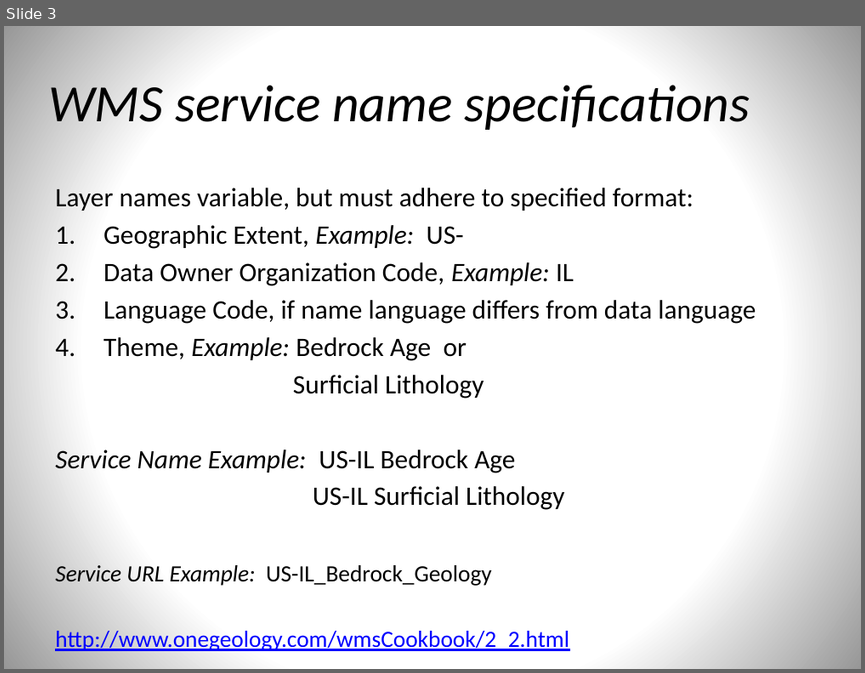
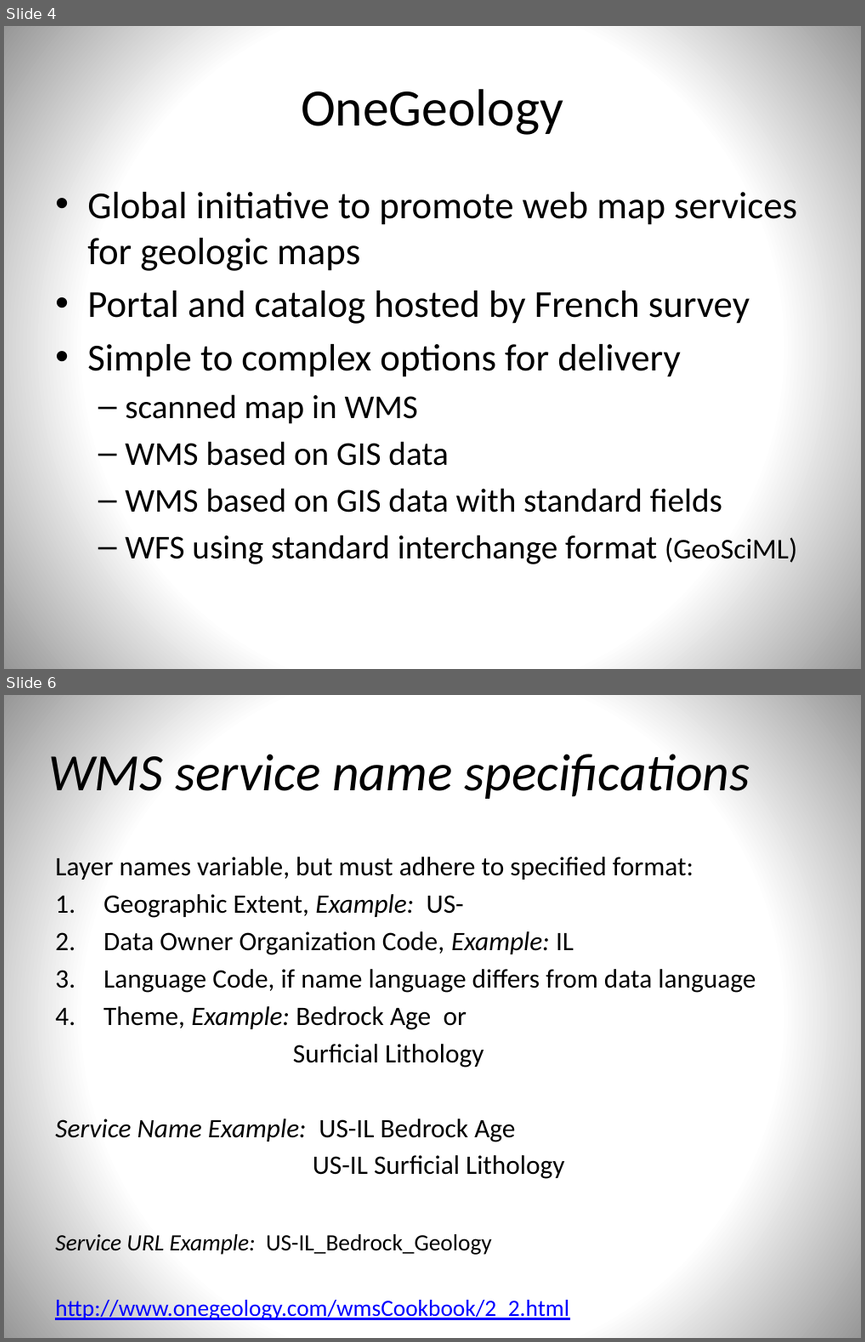
Before and after one commit to usgin/Workshops, a slide deck: OneGeologyWebinar/OneGeology.pptx. Shown one above the other, each under a label of ours: slide 3 before the commit, slides 4 and 6 after it; the slides between them are not shown. The pictures are 865x673 and 865x1342 pixels, drawn with LibreOffice and Linux fonts; fonts in the diff are those of the drawing. Boxes give left, top, right and bottom in pixels: in the first picture for what was removed or moved away, otherwise in the second. Text is boxed around its words. In the diff, an @@ line names an element or a change of style, - is before the commit and + after.

Commit message:
work on presentation for workshop
Add more info about OneGeology and GeoSciML portrayal

```diff
--- a/OneGeologyWebinar/OneGeology.pptx
+++ b/OneGeologyWebinar/OneGeology.pptx
@@ slide 4 added at [4, 26, 861, 669], background gradient #FFFFFF to #979797 @@
@@ title added at [301, 89, 563, 135], 44 pt, text #000000 @@
+OneGeology
@@ text added at [87, 192, 797, 564], 32 pt, text #000000 @@
+• Global initiative to promote web map services for geologic maps
+• Portal and catalog hosted by French survey
+• Simple to complex options for delivery
+  – scanned map in WMS
+  – WMS based on GIS data
+  – WMS based on GIS data with standard fields
+  – WFS using standard interchange format (GeoSciML)
@@ what was slide 3 is now slide 6 @@
```
Also in this commit, not shown: 6 slides changed, 3 other slides added.
